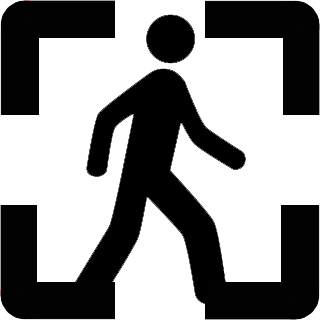
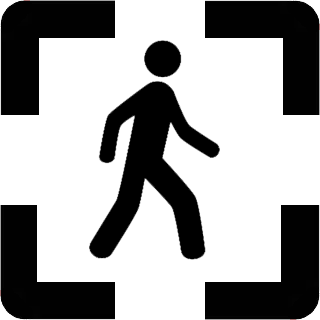
Layered file, before and after one edit (320x320). Changes by layer:
added layer "Human small" above "Move" over [89, 40, 220, 260]
hid "Human" over [75, 14, 246, 304]
